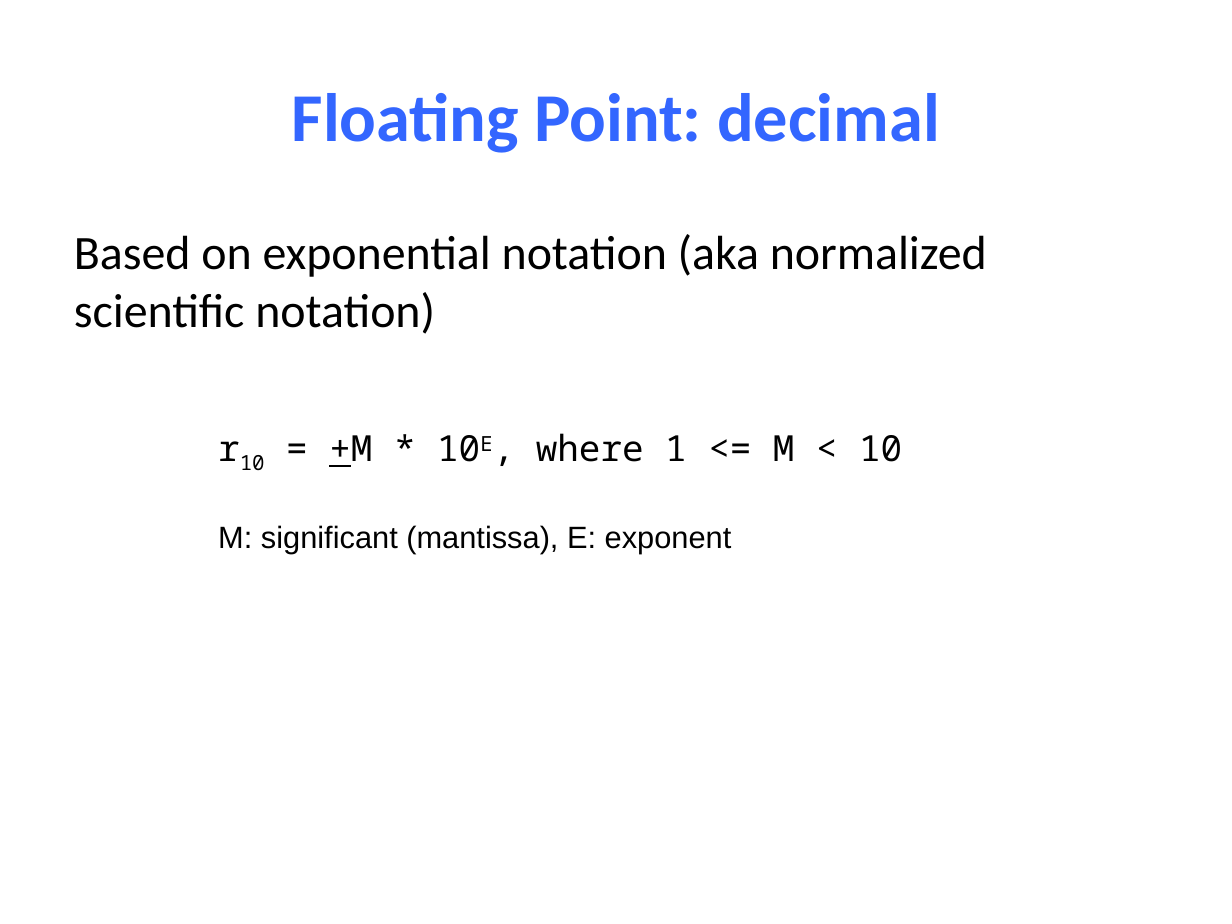
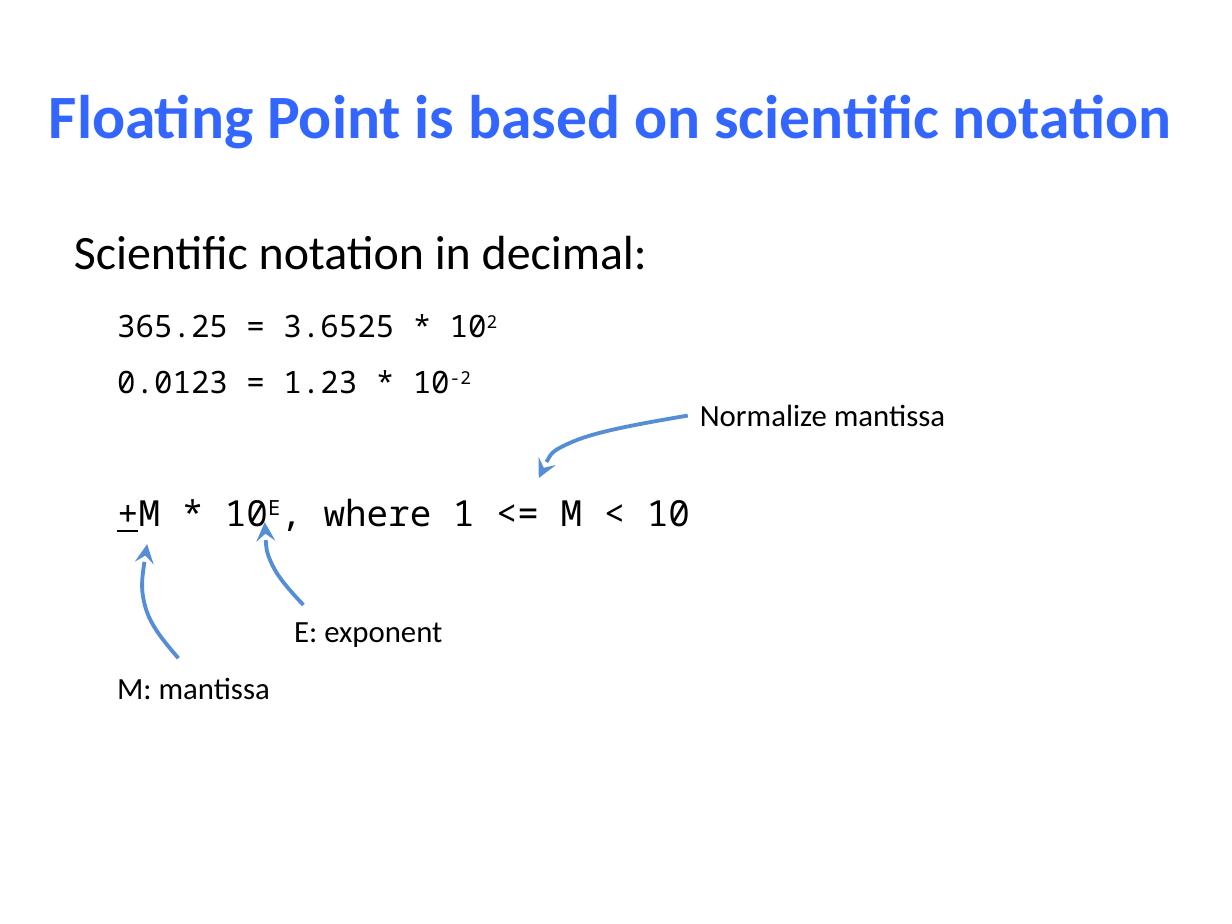
Before and after one commit to NYU-CSO/nyu-cso.github.io, a slide deck: slide 12 of notes/03-floats.pptx (slide 15 before the commit). Drawn at 1232x924 pixels with LibreOffice and Linux fonts; fonts in the diff are those of the drawing. Boxes give left, top, right and bottom in pixels: in the first picture for what was removed or moved away, otherwise in the second. Text is boxed around its words. In the diff, an @@ line names an element or a change of style, - is before the commit and + after.

```diff
--- a/notes/03-floats.pptx
+++ b/notes/03-floats.pptx
@@ title at <box>49,94,1172,149</box>: text changed; size 40 to 36 pt @@
-Floating Point: decimal
+Floating Point is based on scientific notation
@@ text at <box>74,235,647,270</box>: text changed @@
-Based on exponential notation (aka normalized scientific notation)
+Scientific notation in decimal:
@@ text added at <box>117,314,471,394</box>, 18 pt, text #000000 @@
+365.25 = 3.6525 * 102
+0.0123 = 1.23 * 10-2
@@ freeform shape added at <box>538,415,687,478</box>, outline #558ED5 2.25 pt @@
@@ text added at <box>700,404,945,427</box>, 18 pt, text #000000 @@
+Normalize mantissa
@@ text at <box>117,498,690,532</box>: text changed; size 18 to 21 pt; font Arial to Noto Sans Mono @@
-r10 = +M * 10E, where 1 <= M < 10
-M: significant (mantissa), E: exponent
++M * 10E, where 1 <= M < 10
@@ freeform shape added at <box>265,522,303,605</box>, outline #558ED5 2.25 pt @@
@@ freeform shape added at <box>143,545,179,659</box>, outline #558ED5 2.25 pt @@
@@ text added at <box>294,622,442,647</box>, 18 pt, text #000000 @@
+E: exponent
@@ text added at <box>117,677,270,700</box>, 18 pt, text #000000 @@
+M: mantissa
```
Also in this commit, not shown: 21 other slides changed, 5 slides added, 20 slides removed, 1 other file.
